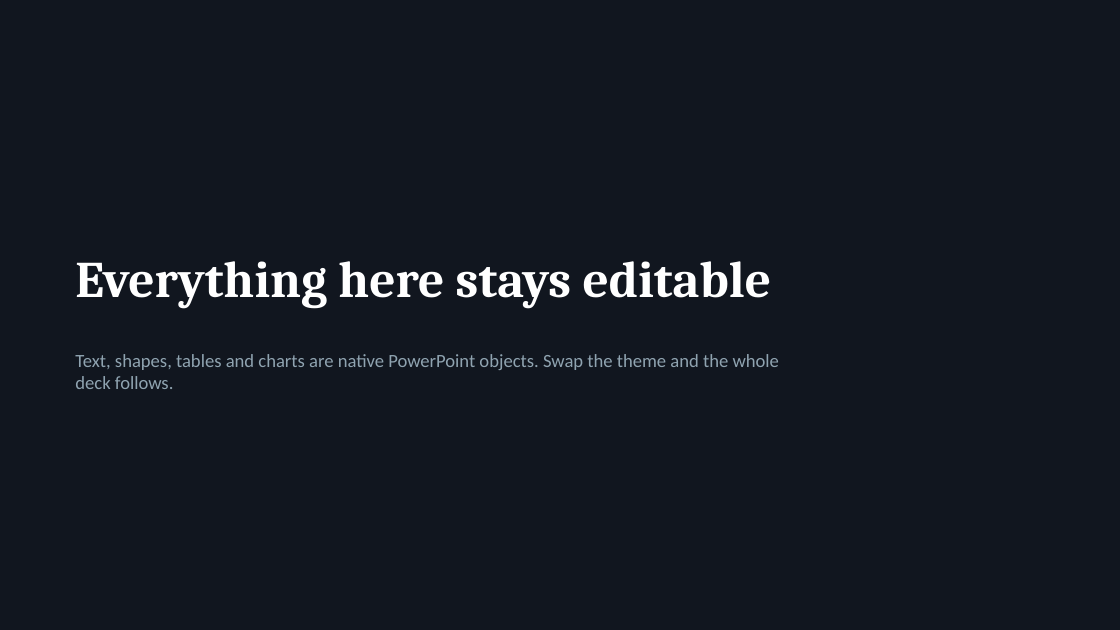
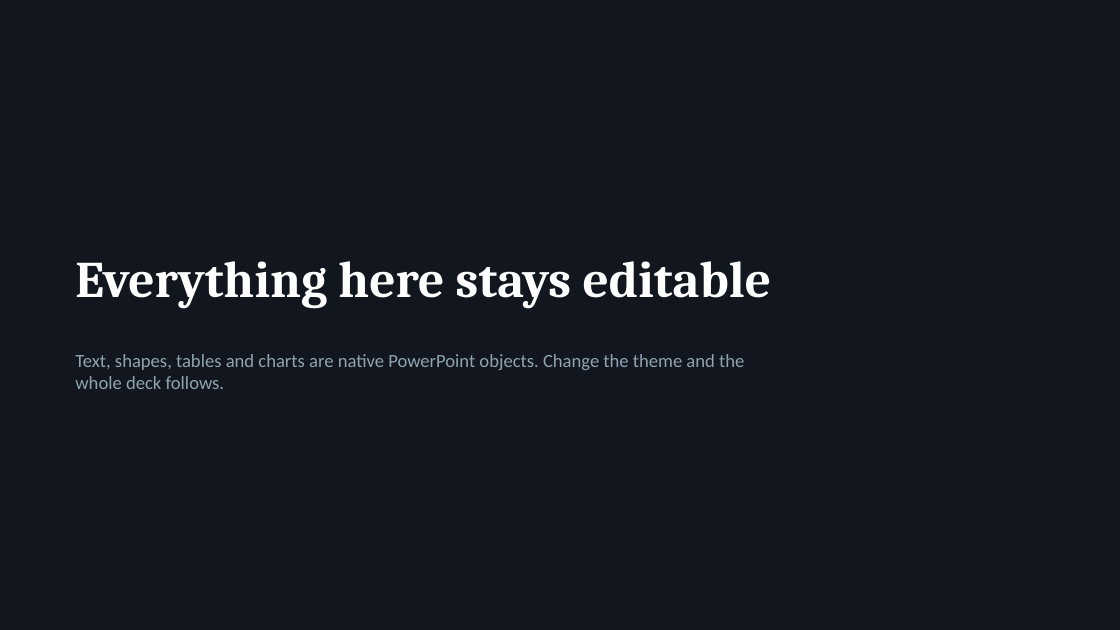
Before and after one commit to Addy2055/sequence-deck-template, a slide deck: slide 5 of Sequence-template.potx (slide 10 before the commit). Drawn at 1120x630 pixels with LibreOffice and Linux fonts; fonts in the diff are those of the drawing. Boxes give left, top, right and bottom in pixels: in the first picture for what was removed or moved away, otherwise in the second. Text is boxed around its words. In the diff, an @@ line names an element or a change of style, - is before the commit and + after.

```diff
--- a/Sequence-template.potx
+++ b/Sequence-template.potx
@@ text at (x1=75, y1=354, x2=744, y2=389): text changed @@
-Text, shapes, tables and charts are native PowerPoint objects. Swap the theme and the whole deck follows.
+Text, shapes, tables and charts are native PowerPoint objects. Change the theme and the whole deck follows.
```
Also in this commit, not shown: 3 other slides changed, 1 slide added, 6 slides removed, 10 other files.
